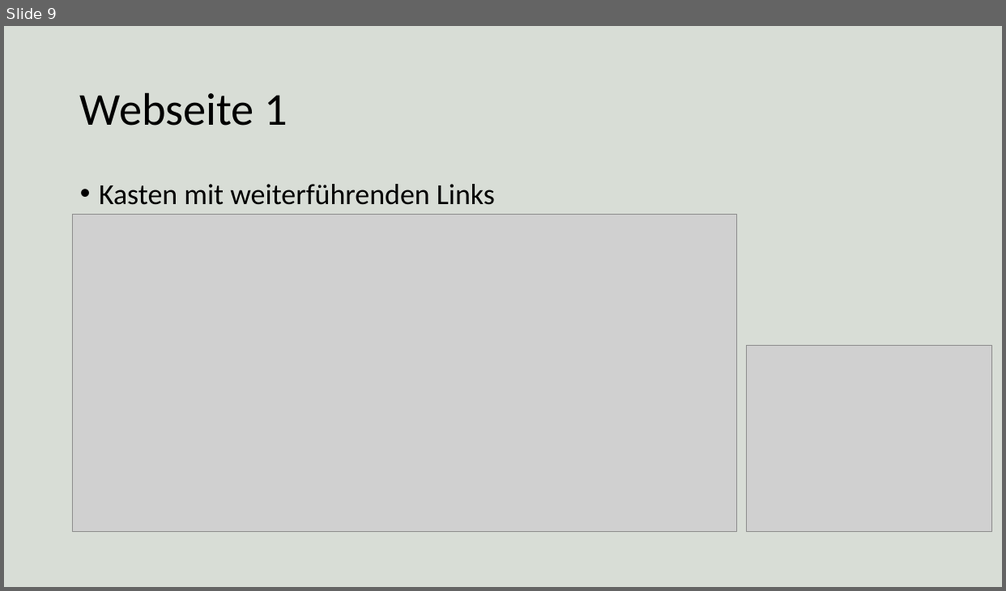
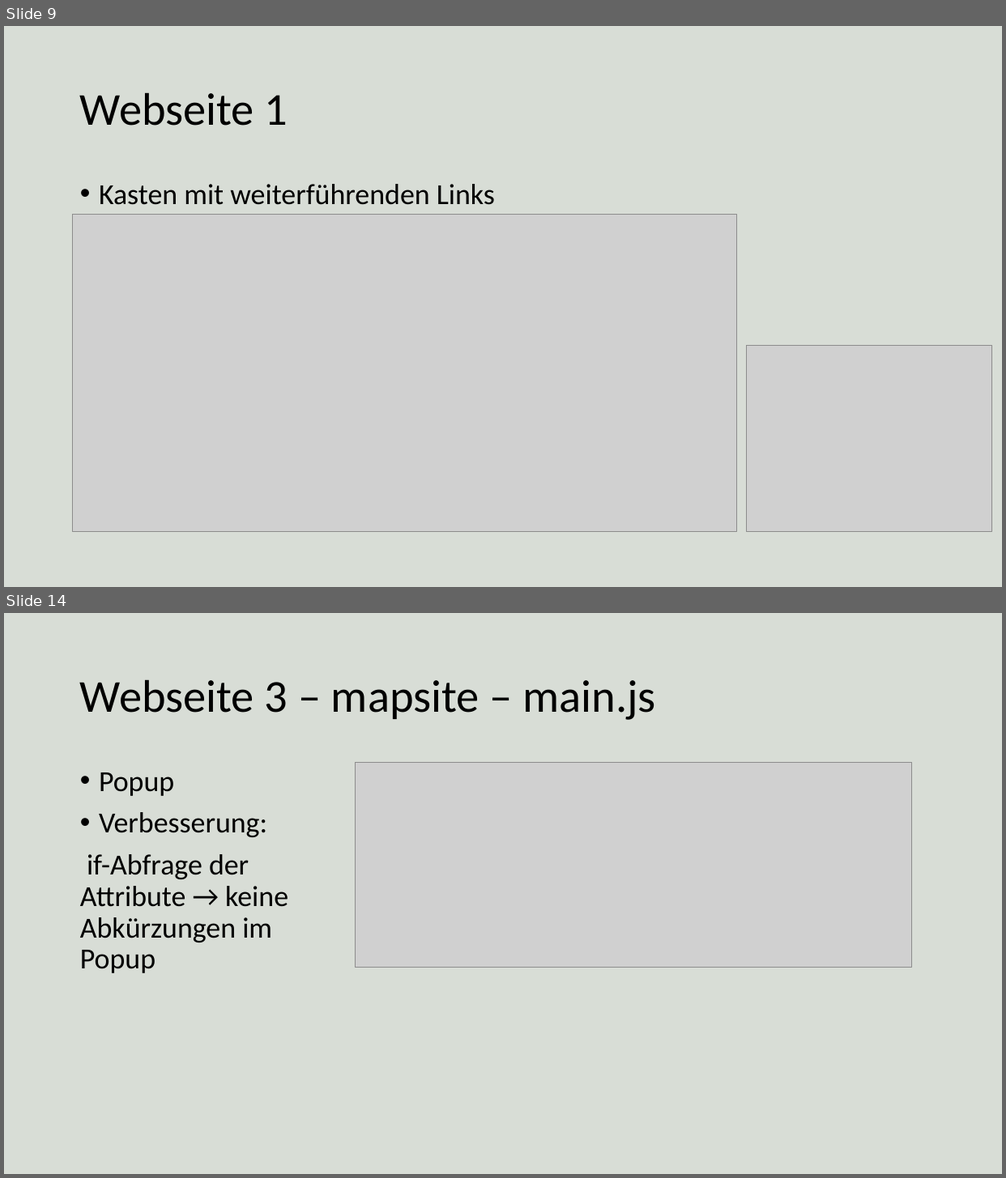
Before and after one commit to MoTouLaTirol/MoTouLaTirol.github.io, a slide deck: folien.pptx. Shown one above the other, each under a label of ours: slide 9 before the commit, slides 9 and 14 after it; the slides between them are not shown. The pictures are 1006x591 and 1006x1178 pixels, drawn with LibreOffice and Linux fonts; fonts in the diff are those of the drawing; grey boxes stand for pictures. Boxes give left, top, right and bottom in pixels: in the first picture for what was removed or moved away, otherwise in the second. Text is boxed around its words. In the diff, an @@ line names an element or a change of style, - is before the commit and + after.

```diff
--- a/folien.pptx
+++ b/folien.pptx
@@ slide 14 added at box(4, 613, 1002, 1174), background #3D5933 at 20% opacity @@
@@ title added at box(80, 679, 656, 720), 44 pt, text #000000 @@
+Webseite 3 – mapsite – main.js
@@ text added at box(80, 773, 288, 973), 28 pt, text #000000 @@
+• Popup
+• Verbesserung:
+if-Abfrage der Attribute → keine Abkürzungen im Popup
@@ picture added at box(355, 763, 912, 968) @@
```
Also in this commit, not shown: 4 slides changed, 4 other slides added.
